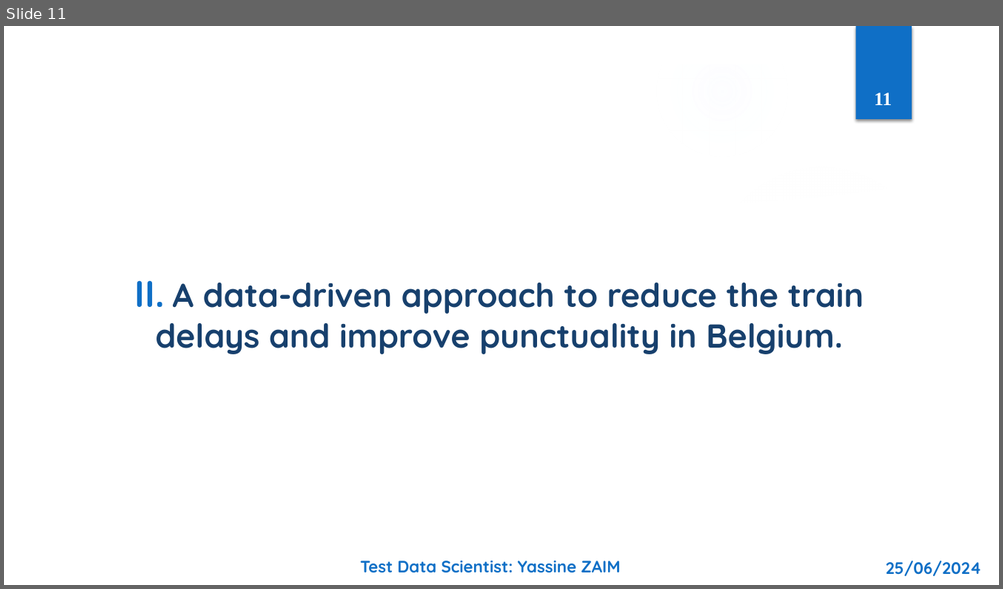
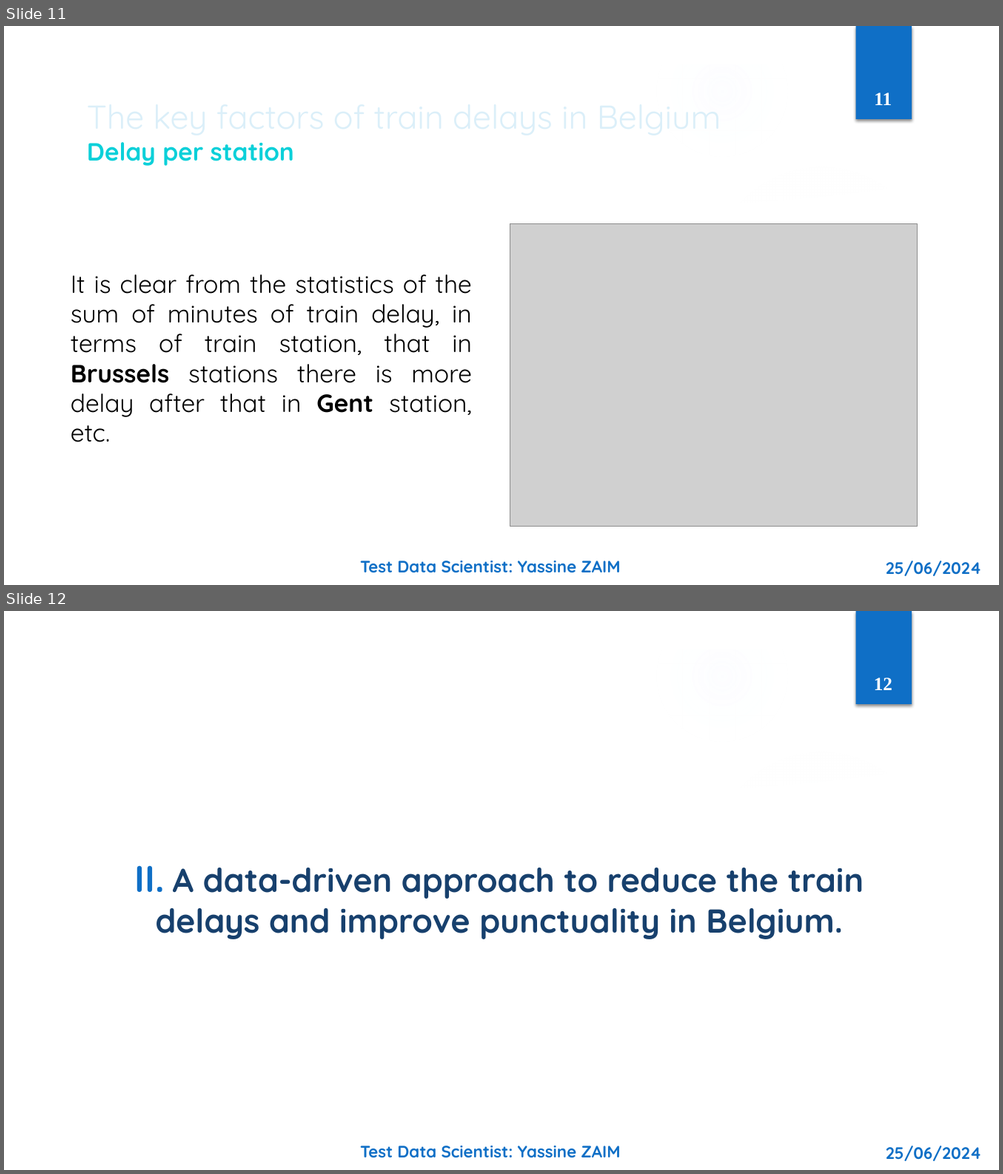
Before and after one commit to ZaimYassine/Ypto-test-Yassine-Zaim, a slide deck: Test_Data_Scientist_Yassine_ZAIM.pptx. Shown one above the other, each under a label of ours: slide 11 before the commit, slides 11 and 12 after it. The pictures are 1003x589 and 1003x1174 pixels, drawn with LibreOffice and Linux fonts; fonts in the diff are those of the drawing; grey boxes stand for pictures; background and template pictures are left out. Boxes give left, top, right and bottom in pixels: in the first picture for what was removed or moved away, otherwise in the second. Text is boxed around its words. In the diff, an @@ line names an element or a change of style, - is before the commit and + after.

Commit message:
Test for Ypto company

```diff
--- a/Test_Data_Scientist_Yassine_ZAIM.pptx
+++ b/Test_Data_Scientist_Yassine_ZAIM.pptx
@@ slide 11 added at bbox=[4, 26, 999, 585], background picture (left out); not listed: 9 template elements that a slide beside it also shows @@
@@ page number added at bbox=[874, 93, 891, 105], 18 pt, text #FFFFFF, bold @@
+11
@@ title added at bbox=[87, 142, 294, 166], 32 pt, text #DBEFF9 @@
+The key factors of train delays in Belgium
+Delay per station
@@ picture added at bbox=[511, 224, 917, 527] @@
@@ text added at bbox=[71, 275, 472, 443], 24 pt, text #000000 @@
+It is clear from the statistics of the sum of minutes of train delay, in terms of train station, that in Brussels stations there is more delay after that in Gent station, etc.
@@ text added at bbox=[360, 561, 620, 574], 16 pt, text #0F6FC6, bold @@
+Test Data Scientist: Yassine ZAIM
@@ text added at bbox=[885, 561, 982, 577], 16 pt, text #0F6FC6, bold @@
+25/06/2024
@@ what was slide 11 is now slide 12 @@
@@ page number at bbox=[874, 678, 892, 690]: text changed @@
-11
+12
```
Also in this commit, not shown: 12 slides changed, 2 other files.
